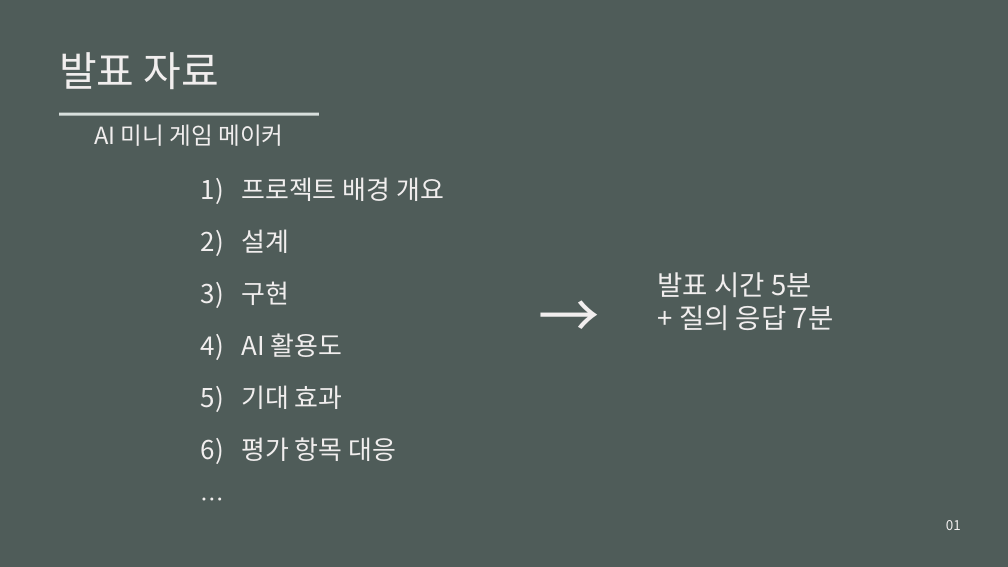
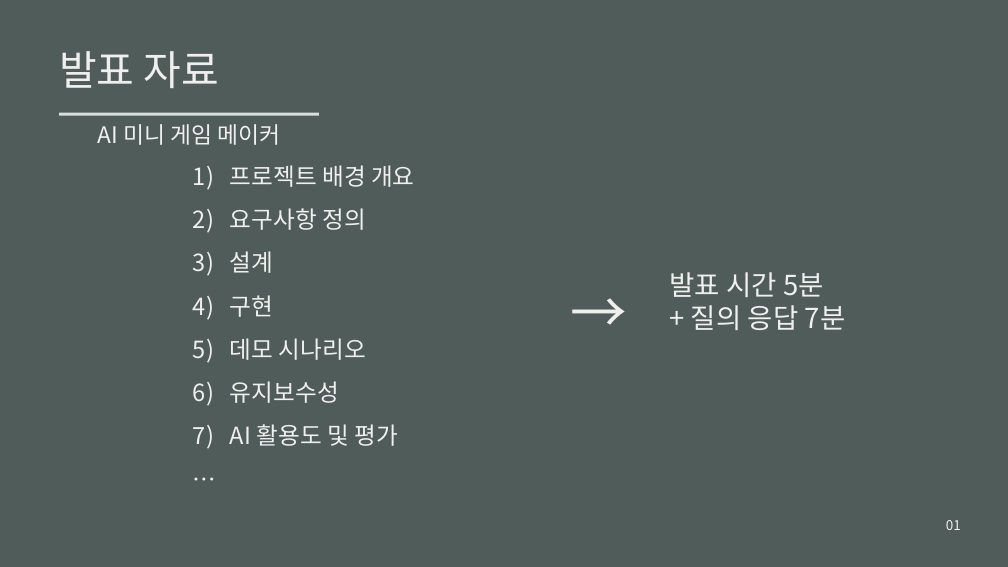
Before and after one commit to pleto333/ai-mini-game-maker, a slide deck: slide 1 of presentations/ai-mini-game-maker-presentation.pptx. Drawn at 1008x567 pixels with LibreOffice and Linux fonts; fonts in the diff are those of the drawing. Boxes give left, top, right and bottom in pixels: in the first picture for what was removed or moved away, otherwise in the second. Text is boxed around its words. In the diff, an @@ line names an element or a change of style, - is before the commit and + after.

```diff
--- a/presentations/ai-mini-game-maker-presentation.pptx
+++ b/presentations/ai-mini-game-maker-presentation.pptx
@@ text "AI 미니 게임 메이커" at (x1=98, y1=124, x2=280, y2=145): size 22.5 to 21.8 pt @@
@@ text "1) 프로젝트 배경 개요" moved from (x1=201, y1=177, x2=444, y2=204) to (x1=193, y1=165, x2=415, y2=190) @@
@@ text "1) 프로젝트 배경 개요" at (x1=193, y1=165, x2=415, y2=190): size 24.8 to 22.5 pt @@
@@ text added at (x1=193, y1=208, x2=366, y2=233), 22.5 pt, text #F1EEEE @@
+2) 요구사항 정의
@@ text at (x1=193, y1=251, x2=274, y2=276): text changed; size 24.8 to 22.5 pt @@
-2) 설계
+3) 설계
@@ text "발표 시간 5분" moved from (x1=658, y1=272, x2=834, y2=330) to (x1=669, y1=272, x2=846, y2=330) @@
@@ text at (x1=193, y1=295, x2=274, y2=320): text changed; size 24.8 to 22.5 pt @@
-3) 구현
+4) 구현
@@ text "→" moved from (x1=503, y1=278, x2=637, y2=342) to (x1=551, y1=278, x2=646, y2=340) @@
@@ text "→" at (x1=551, y1=278, x2=646, y2=340): size 58.5 to 54 pt @@
@@ text added at (x1=193, y1=338, x2=366, y2=363), 22.5 pt, text #F1EEEE @@
+5) 데모 시나리오
@@ text added at (x1=193, y1=381, x2=339, y2=406), 22.5 pt, text #F1EEEE @@
+6) 유지보수성
@@ text removed at (x1=201, y1=385, x2=343, y2=412) @@
-5) 기대 효과
@@ text at (x1=193, y1=424, x2=398, y2=449): text changed; size 24.8 to 22.5 pt @@
-4) AI 활용도
+7) AI 활용도 및 평가
@@ text removed at (x1=201, y1=437, x2=396, y2=464) @@
-6) 평가 항목 대응
@@ text "…" rewrapped from (x1=201, y1=485, x2=642, y2=523) to (x1=193, y1=465, x2=673, y2=504) @@
```
Also in this commit, not shown: 5 other slides changed, 4 slides added, 2 slides removed, 2 other files.
